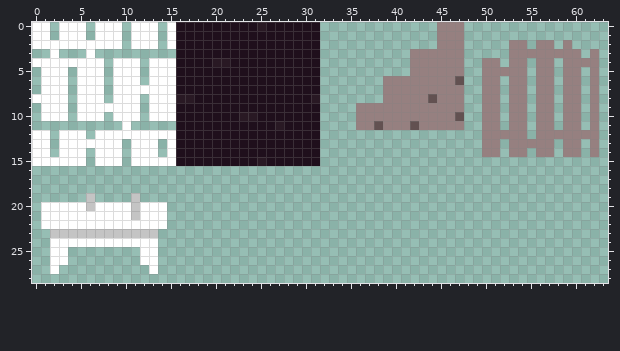
One commit to this pixel-art sprite: assets/sprites/tiles.png. Above: the version before the commit.
The file is 64x64 pixels. Shown: x 0..63, y 0..28.
The same view after the edit:
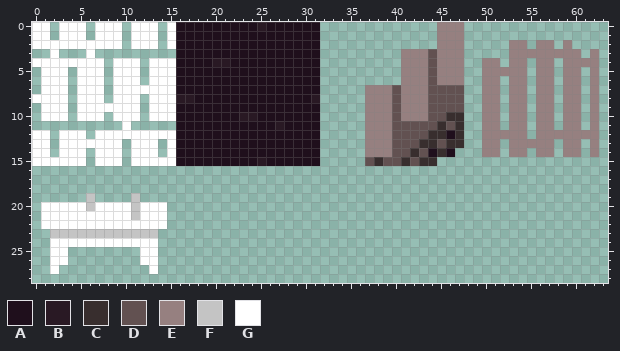
Palette (. is transparent): A #1f0f1c  B #291924  C #382e2e  D #625151  E #968080  F #c4c4c4  G #ffffff
Difference:
y 3..5: x 41 . -> E; x 44 E -> D
y 6: x 39..40 EE -> ..; x 44 E -> D; x 47 D -> E
y 7: x 37..38 .. -> EE; x 40 E -> D; x 44..47 EEEE -> DDDD
y 8: x 37..38 .. -> EE; x 40 E -> D; x 45..47 EEE -> DDD
y 9: x 36 E -> .; x 40 E -> D; x 44..47 EEEE -> DDDD
y 10: x 36 E -> .; x 40 E -> D; x 44..47 EEED -> DDCC
y 11: x 36 E -> .; x 38 D -> E; x 40..41 EE -> DD; x 43..47 EEEEE -> DDCDC
y 12: x 37..47 ........... -> EEEDDDDCCAC
y 13: x 37..47 ........... -> EEEDDDCCDCC
y 14: x 37..46 .......... -> EEEDDCDACA
y 15: x 37..44 ........ -> DCDDCDCC
